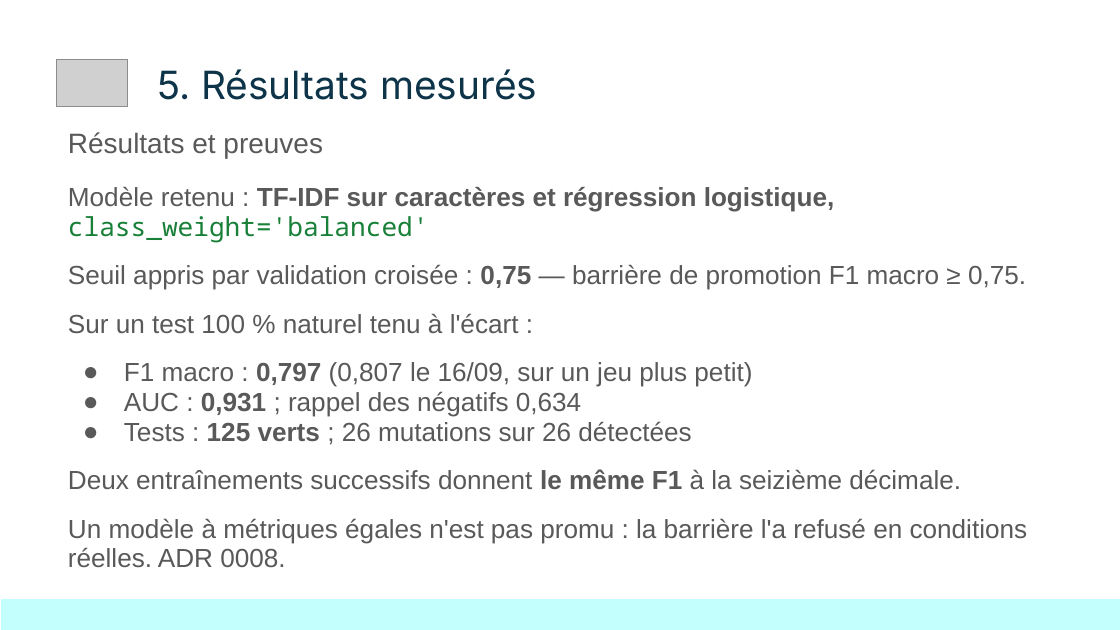
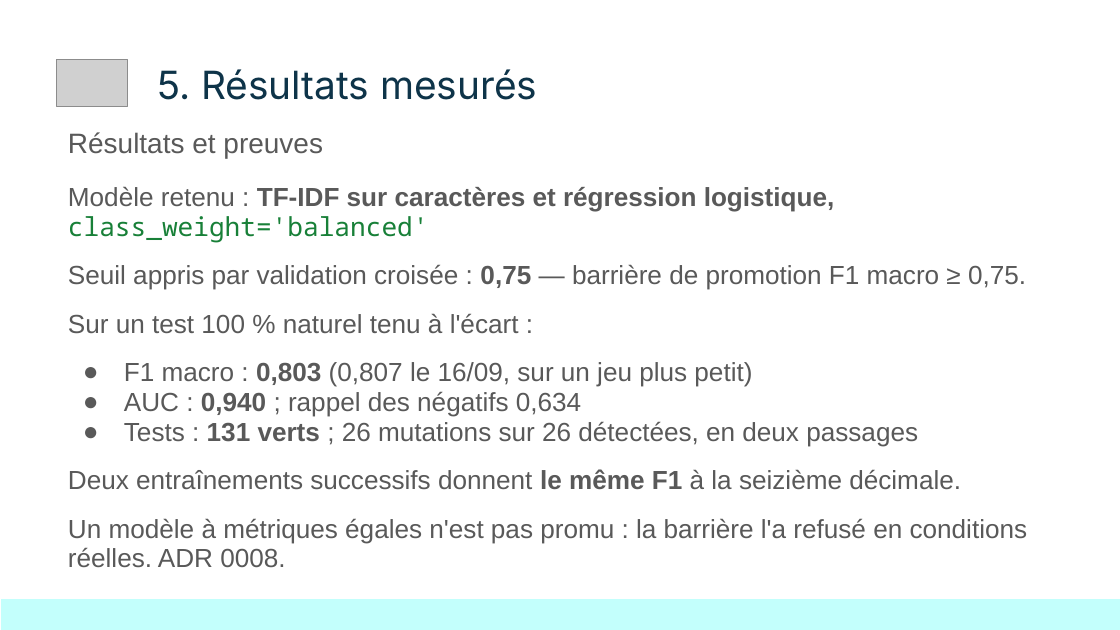
Before and after one commit to KinSushi/reviewpulse-pipeline, a slide deck: slide 7 of docs/presentation/ReviewPulse_DemoDay.pptx. Drawn at 1120x630 pixels with LibreOffice and Linux fonts; fonts in the diff are those of the drawing; grey boxes stand for pictures. Boxes give left, top, right and bottom in pixels: in the first picture for what was removed or moved away, otherwise in the second. Text is boxed around its words. In the diff, an @@ line names an element or a change of style, - is before the commit and + after.

```diff
--- a/docs/presentation/ReviewPulse_DemoDay.pptx
+++ b/docs/presentation/ReviewPulse_DemoDay.pptx
@@ text at <box>124,362,918,446</box>: text changed @@
-● F1 macro : 0,797 (0,807 le 16/09, sur un jeu plus petit)
-● AUC : 0,931 ; rappel des négatifs 0,634
-● Tests : 125 verts ; 26 mutations sur 26 détectées
+● F1 macro : 0,803 (0,807 le 16/09, sur un jeu plus petit)
+● AUC : 0,940 ; rappel des négatifs 0,634
+● Tests : 131 verts ; 26 mutations sur 26 détectées, en deux passages
```
Also in this commit, not shown: 1 other slide changed, 7 other files.
